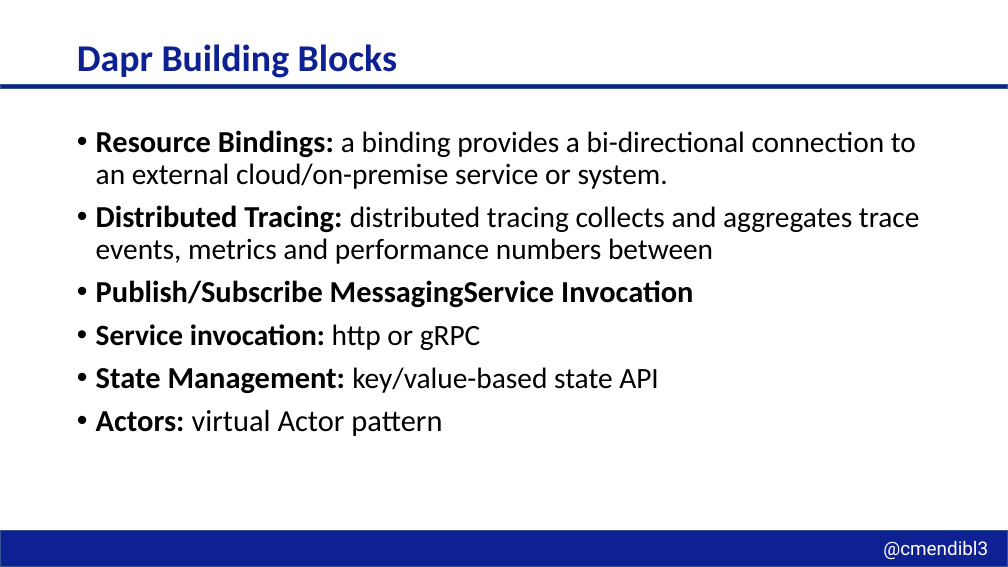
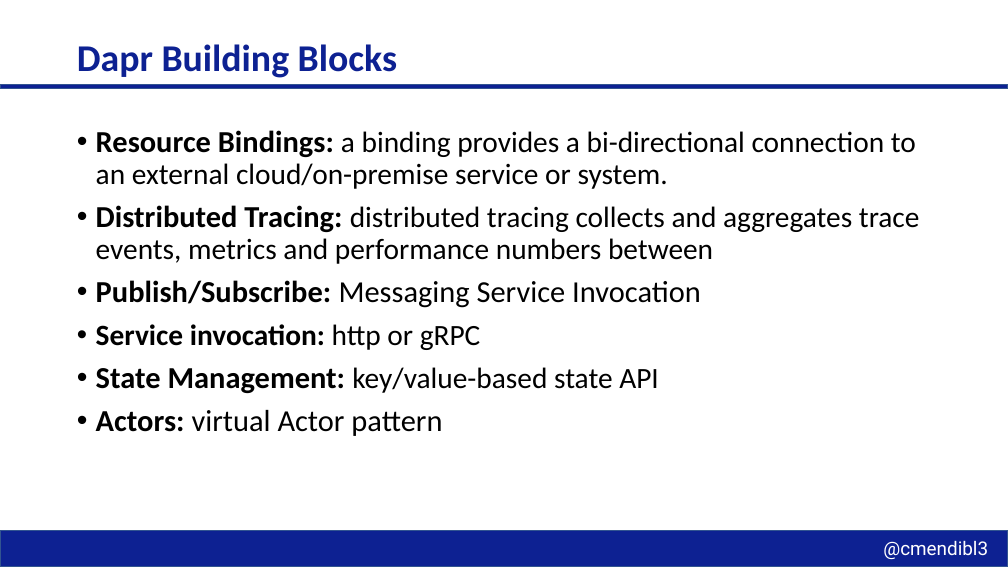
Before and after one commit to cmendible/dapr.samples, a slide deck: slide 14 of slides/Dapr.pptx (slide 11 before the commit). Drawn at 1008x567 pixels with LibreOffice and Linux fonts; fonts in the diff are those of the drawing; background and template pictures are left out. Boxes give left, top, right and bottom in pixels: in the first picture for what was removed or moved away, otherwise in the second. Text is boxed around its words. In the diff, an @@ line names an element or a change of style, - is before the commit and + after.

```diff
--- a/slides/Dapr.pptx
+++ b/slides/Dapr.pptx
@@ text at <box>96,280,701,308</box>: text changed; bold off @@
-• Publish/Subscribe MessagingService Invocation
+• Publish/Subscribe: Messaging Service Invocation
```
Also in this commit, not shown: 4 other slides changed, 4 slides added, 1 slide removed.
